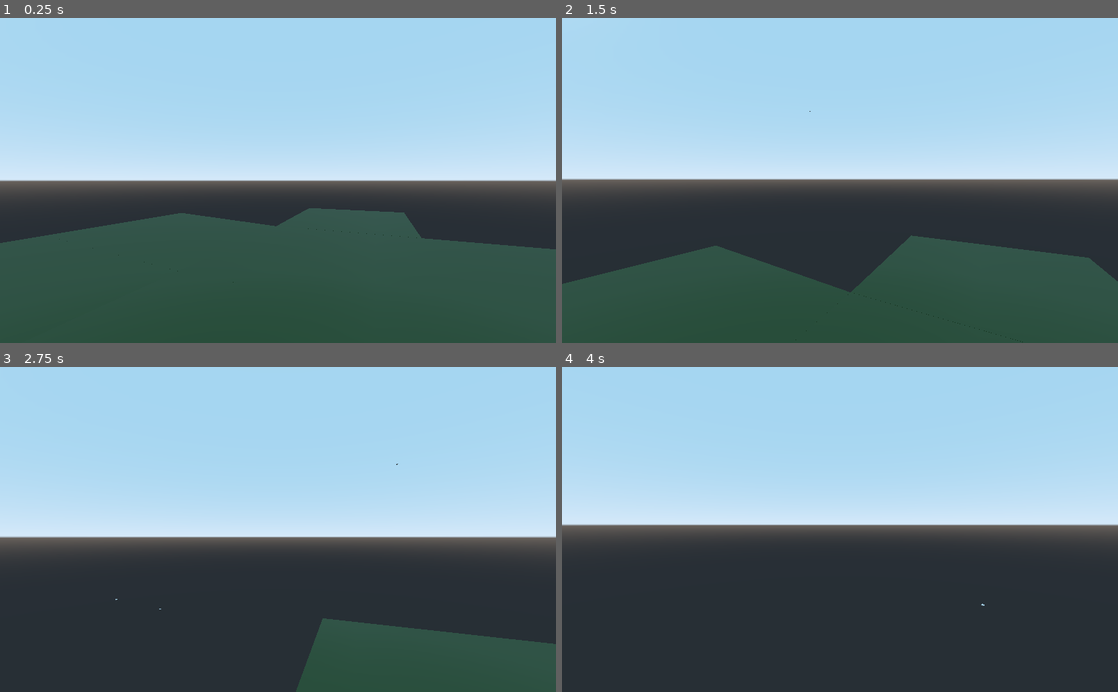
Above: before the commit, frames 1-4 (two rows, left to right).
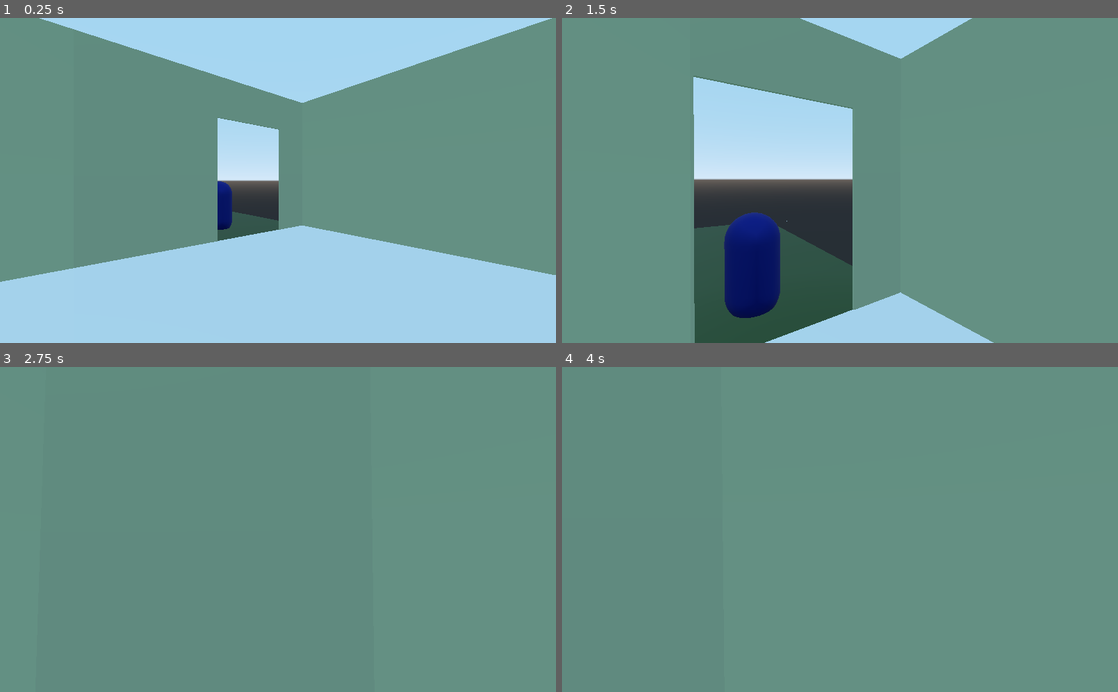
Above: after the commit, the same moments.

Repository: SleepyWombat-32/Preiwired-Sprint-3
Game: Godot game, scene res://Areas/StartingArea.tscn
Two runs of this game, one before a commit and one after it. Both use one fixed random seed, a clock stepped at 60 frames per second and the inputs below.
Inputs (mouse positions are in pixels of both pictures, inside the frame that each line leads up to):
- Up to frame 1 (0.25 s): no input
- Up to frame 2 (1.5 s): tap Enter at 0.5 s; move the mouse to (867, 180) at 0.52 s; hold Shift (sprint) 0.53-1.28 s; hold W (move_forward) from 0.53 s (still down); tap Space (jump) at 0.77 s; move the mouse to (812, 180) at 1.27 s; tap Shift (sprint) at 1.35 s
- Up to frame 3 (2.75 s): keep holding W (move_forward); tap Space (jump) at 1.52 s; move the mouse to (289, 523) at 2.02 s; hold Shift (sprint) from 2.03 s (still down)
- Up to frame 4 (4 s): keep holding W (move_forward); move the mouse to (834, 536) at 2.77 s; release Shift (sprint) at 2.78 s; tap Shift (sprint) at 2.85 s; tap Space (jump) at 3.02, 3.5, 3.77 s; move the mouse to (878, 532) at 3.52 s; hold Shift (sprint) from 3.53 s (still down)

The runs differ from the first frame. In frame 1, 85% of the frame differs, in the area x 0-100%, y 0-100%; in frame 2, 82%; in frame 3, 100%; in frame 4, 100%.

Commit message:
Guard Voice
Guard speaks when he stops

Diff:
--- a/3D RPG/Areas/StartingArea.tscn
+++ b/3D RPG/Areas/StartingArea.tscn
@@ -33,7 +33,7 @@
 [node name="StartingArea" instance=ExtResource( 1 )]
 
 [node name="Player" parent="." index="1"]
-transform = Transform( 0.388272, 0, -0.921545, 0, 1, 0, 0.921545, 0, 0.388272, 7.02659, 1.95592, 2.72258 )
+transform = Transform( -0.660041, 0, -0.75123, 0, 1, 0, 0.75123, 0, -0.660041, -8.67736, 1.95592, 0.360303 )
 
 [node name="Objects" type="Spatial" parent="." index="2"]
 
--- a/3D RPG/Guard.gd
+++ b/3D RPG/Guard.gd
@@ -2,6 +2,7 @@
 var vel : Vector3 = Vector3(-1,0,0)
 var gravity : float = 12.0
 
+var get_up_rat_voice = preload("res://Music/GuardVoice/GetUpRat.wav")
 
 var can_speak : bool = true
 
@@ -11,7 +12,8 @@
 
 	if translation.x <= 1.5:
 		if can_speak == true:
-			print ("Get up rat, time for testing")
+			$Voice.stream = get_up_rat_voice
+			$Voice.playing = true
 			can_speak = false
 	else:
 		vel = move_and_slide(vel, Vector3.UP)
--- a/3D RPG/Guards/Guard.tscn
+++ b/3D RPG/Guards/Guard.tscn
@@ -23,3 +23,6 @@
 transform = Transform( 1, 0, 0, 0, -4.37114e-08, -1, 0, 1, -4.37114e-08, 0, 0, 0 )
 mesh = SubResource( 2 )
 material = SubResource( 3 )
+
+[node name="Voice" type="AudioStreamPlayer" parent="."]
+volume_db = 10.0
Not shown, added: 3D RPG/Music/GuardVoice/GetUpRat.wav.import
Not shown, added: 3D RPG/Music/GuardVoice/GetUpRat.wav
